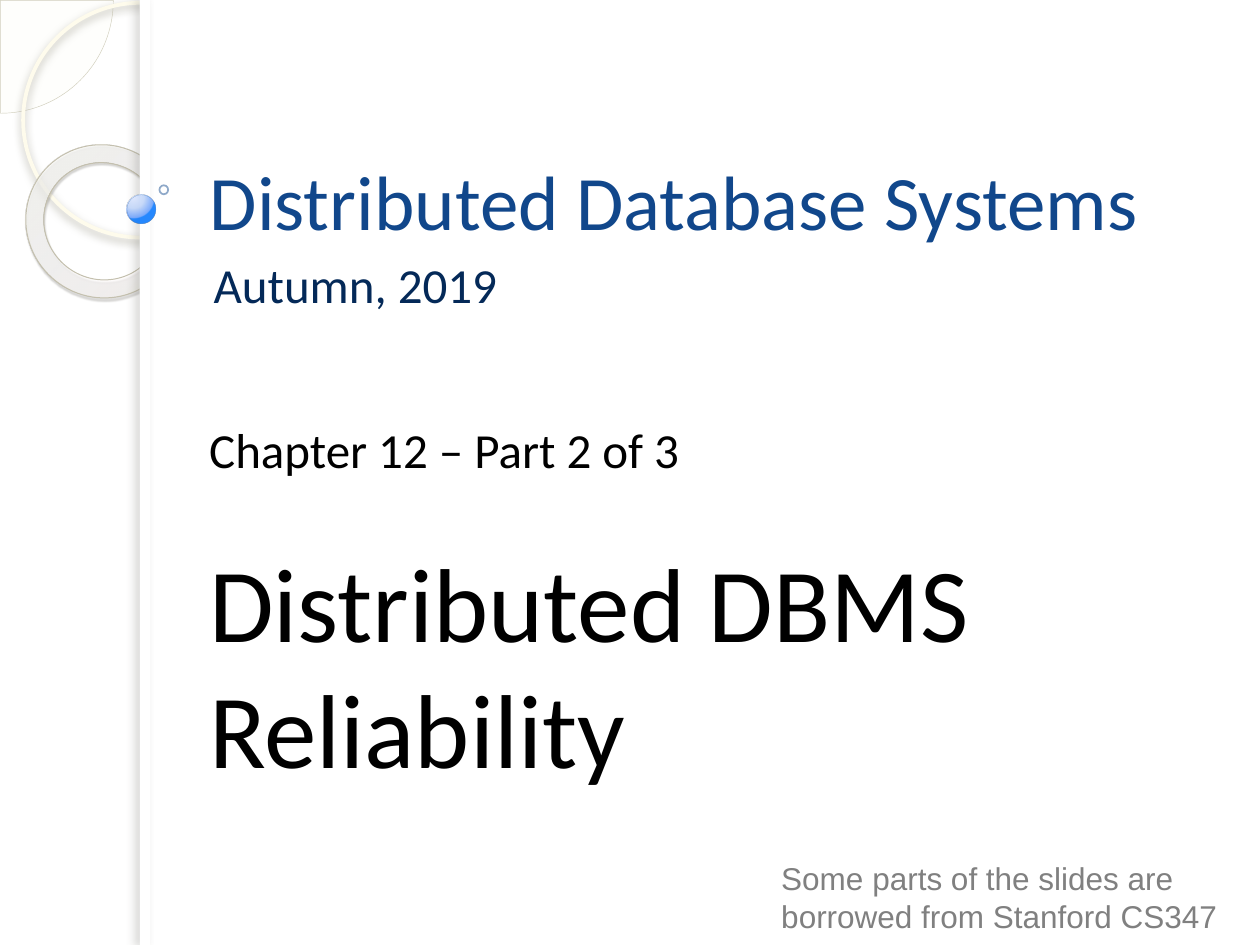
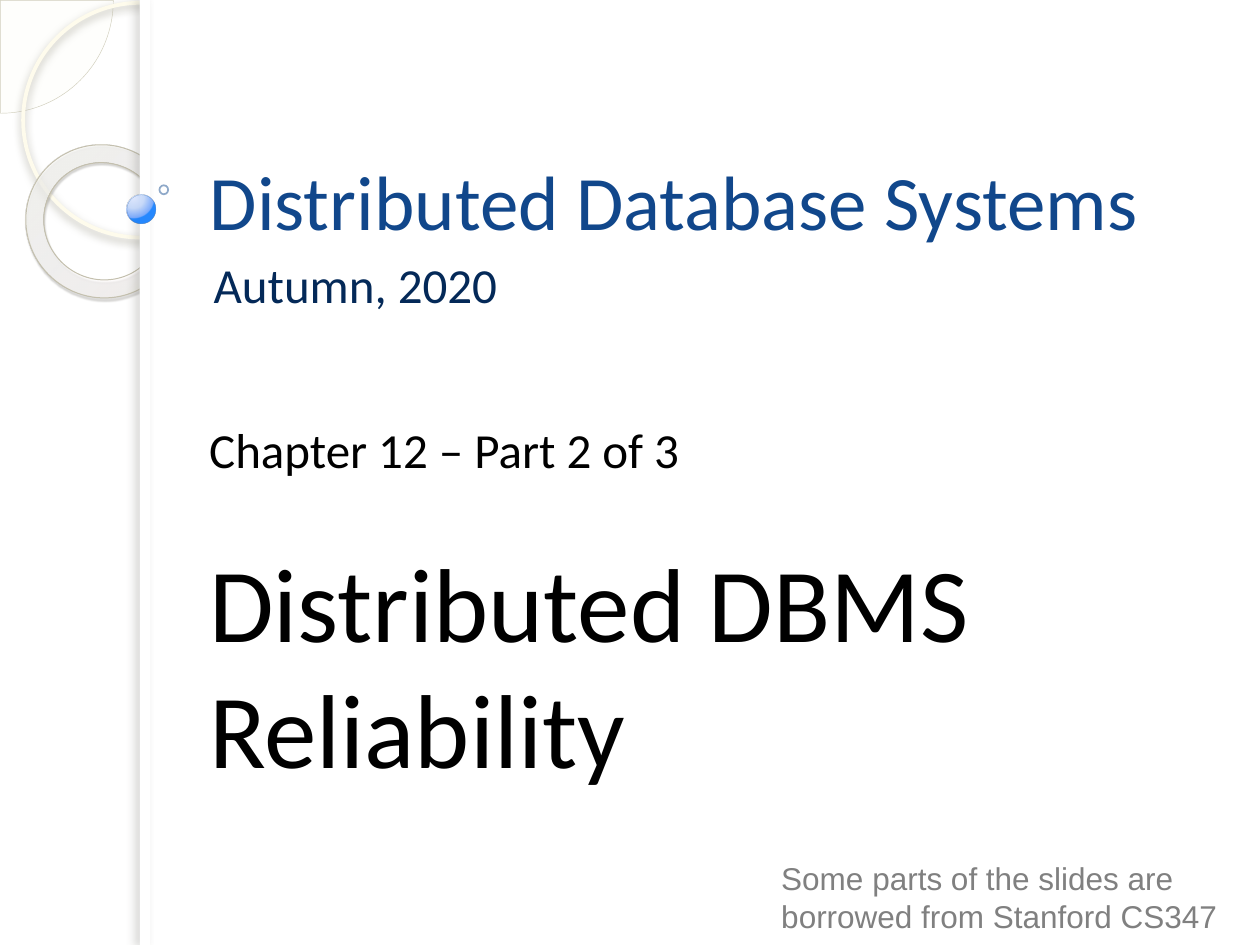
Before and after one commit to fanju1984/ddb, a slide deck: slide 1 of Fall_2020/Slides/12-Distributed_DBMS_Reliability-2.pptx. Drawn at 1260x945 pixels with LibreOffice and Linux fonts; fonts in the diff are those of the drawing; background and template pictures are left out. Boxes give left, top, right and bottom in pixels: in the first picture for what was removed or moved away, otherwise in the second. Text is boxed around its words. In the diff, an @@ line names an element or a change of style, - is before the commit and + after.

Commit message:
updated slides

```diff
--- a/Fall_2020/Slides/12-Distributed_DBMS_Reliability-2.pptx
+++ b/Fall_2020/Slides/12-Distributed_DBMS_Reliability-2.pptx
@@ subtitle at (214,271,497,309): text changed @@
-Autumn, 2019
+Autumn, 2020
```
Also in this commit, not shown: 6 other files.
